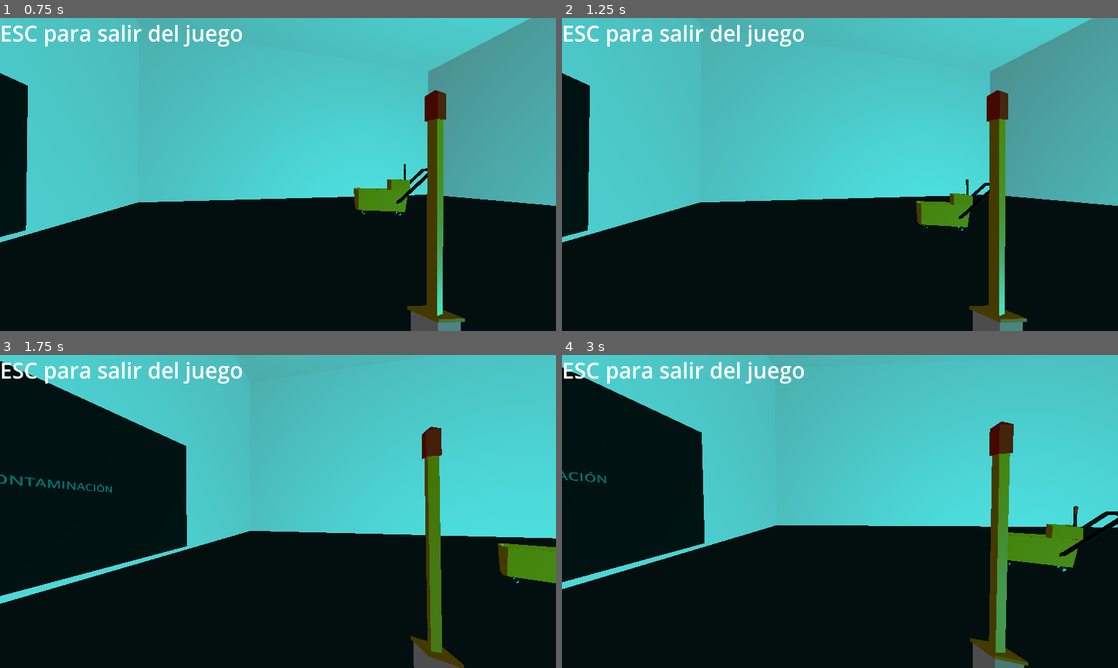
Above: before the commit, frames 1-4 (two rows, left to right).
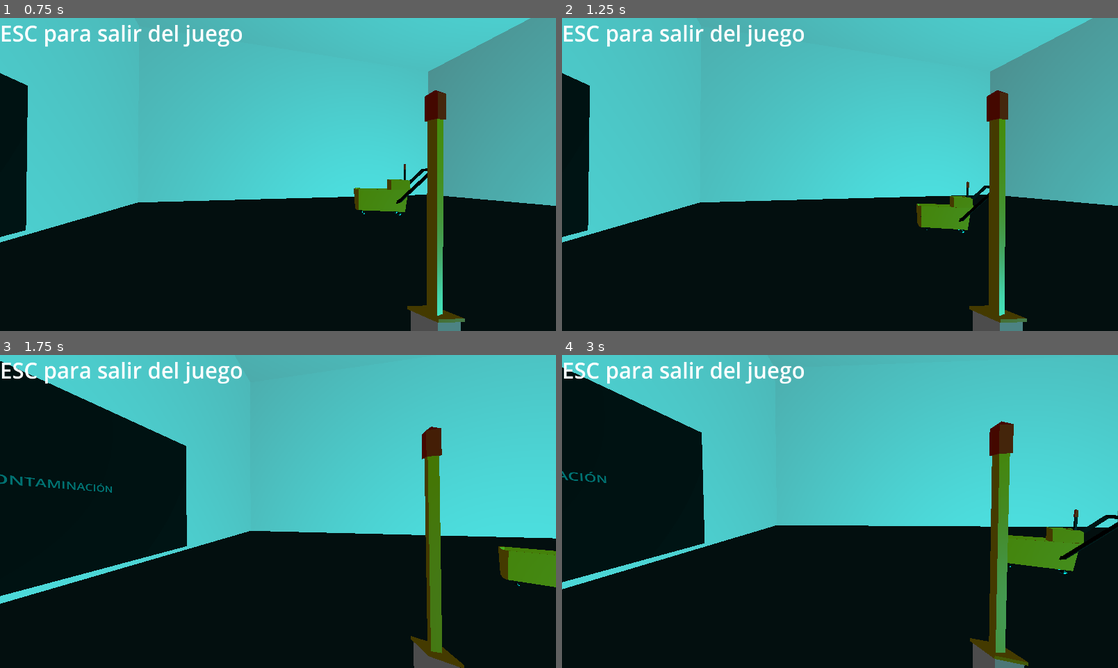
Above: after the commit, the same moments.

Repository: soetgdeznsgk/Nombre_Cherenkov
Game: Godot game, scene res://logic/scenes/levels/escenario.tscn
Same seed, same stepped clock (60 frames per second), same inputs: the game is played once before the commit and once after it. The engine's default icon, where the game draws it, is replaced by a stand-in: a white triangle on a blue panel in a dark square.
Inputs (mouse positions are in pixels of both pictures, inside the frame that each line leads up to):
- Up to frame 1 (0.75 s): tap Enter at 0.5 s; move the mouse to (305, 174) at 0.52 s; click (305, 174) at 0.67 s
- Up to frame 2 (1.25 s): no input
- Up to frame 3 (1.75 s): move the mouse to (250, 511) at 1.27 s; click (250, 511) at 1.42 s
- Up to frame 4 (3 s): tap Space at 2 s; move the mouse to (851, 505) at 2.02 s; click (851, 505) at 2.17 s; tap Enter at 2.75 s; move the mouse to (834, 517) at 2.77 s; click (834, 517) at 2.92 s

Frame 1 is identical in both runs. In frame 2, 0.3% of the frame differs, in the area x 63-77%, y 51-69%; in frame 3, 0.3%; in frame 4, 0.6%, in the area x 80-100%, y 48-70%.

Commit message:
implementación de la palanca del balde, a integrar con animación

Diff:
--- /dev/null
+++ b/logic/ambient_scripts/postprocessing_items/blue_override_bucket_lever.tres
@@ -0,0 +1,4 @@
+[gd_resource type="StandardMaterial3D" format=3 uid="uid://b45nuoi5vf4rf"]
+
+[resource]
+albedo_color = Color(0, 1, 1, 1)
--- a/logic/ambient_scripts/postprocessing_items/outline_material_mop.tres
+++ b/logic/ambient_scripts/postprocessing_items/outline_material_mop.tres
@@ -1,11 +1,13 @@
-[gd_resource type="StandardMaterial3D" format=3 uid="uid://cnqwt7axy0vyl"]
+[gd_resource type="StandardMaterial3D" load_steps=2 format=3 uid="uid://cnqwt7axy0vyl"]
+
+[ext_resource type="Material" uid="uid://cb1yquyn7im4w" path="res://logic/ambient_scripts/postprocessing_items/outline_material_bucket.tres" id="1_71onq"]
 
 [resource]
+next_pass = ExtResource("1_71onq")
 blend_mode = 4
 cull_mode = 1
 shading_mode = 0
 albedo_color = Color(0, 1, 1, 1)
-billboard_mode = 2
 billboard_keep_scale = true
 grow = true
 grow_amount = 0.1
--- a/logic/ambient_scripts/postprocessing_items/outline_on_selection.gd
+++ b/logic/ambient_scripts/postprocessing_items/outline_on_selection.gd
@@ -2,14 +2,14 @@
 
 var outline_on : bool = false
 
-var overlay : Material = preload("res://logic/ambient_scripts/postprocessing_items/outline_material_bucket.tres")
+@export var overlay : Material #= preload("res://logic/ambient_scripts/postprocessing_items/outline_material_bucket.tres")
 
 func activate_outline() -> void:
 	if not outline_on:
 		material_overlay = overlay
-	outline_on = true
+		outline_on = true
 
 func deactivate_outline() -> void:
 	if outline_on:
 		material_overlay = null
-	outline_on = false
+		outline_on = false
--- a/logic/global_scripts/global_info.gd
+++ b/logic/global_scripts/global_info.gd
@@ -12,6 +12,7 @@
 
 # referencias jugador
 @onready var refPlayer : CharacterBody3D = get_tree().get_nodes_in_group("Jugador").front()
+@onready var refCamara : InteraccionesJugador = refPlayer.get_camera_ref()
 @onready var refTrapero : Mop = get_tree().get_nodes_in_group("Trapero").front()
 
 # info UI
--- a/logic/scenes/camarascript.gd
+++ b/logic/scenes/camarascript.gd
@@ -18,6 +18,7 @@
 var pre_grab_camera_direction : Vector3
 var focus_point : Vector3
 
+@onready var interaction_raycast : RayCast3D = $RayCast3D
 var last_collision : Node
 
 func _ready():
@@ -45,18 +46,25 @@
 		look_at((global_position - pre_grab_camera_direction).lerp(focus_point, time_locked))
 		mop_reference.rotate_to_camera()
 
-	#region Codigo para los outlines para los interactuables
-	if $RayCast3D.is_colliding():
-		last_collision = $RayCast3D.get_collider()
+	#region Codigo para los outlines para los interactuables (radioactivo)
+	if interaction_raycast.is_colliding():
+
+		if last_collision != interaction_raycast.get_collider():
+			if last_collision != null and last_collision.has_method("exit_player_focus"):
+				last_collision.exit_player_focus()
+			last_collision = interaction_raycast.get_collider()
+		#print(last_collision)
+
 		if last_collision != null and last_collision.has_method("enter_player_focus"):
 			last_collision.enter_player_focus()
+
 	elif last_collision != null and last_collision.has_method("exit_player_focus"):
 		last_collision.exit_player_focus()
 		last_collision = null
 	#endregion
 
-	if Input.is_mouse_button_pressed(MOUSE_BUTTON_LEFT) and $RayCast3D.is_colliding():
-		mop_reference.trapeo_lerp_to($RayCast3D.get_collision_point(), 0)
+	if Input.is_mouse_button_pressed(MOUSE_BUTTON_LEFT) and interaction_raycast.is_colliding():
+		mop_reference.trapeo_lerp_to(interaction_raycast.get_collision_point(), 0)
 		#print($RayCast3D.get_collider())
 		if last_collision != null and last_collision.has_method("player_interaction"):
 			last_collision.player_interaction()
@@ -68,17 +76,17 @@
 
 func updateDetectionExceptions() -> void:
 	#	wawait get_tree().process_frame
-	$RayCast3D.add_exception($"..")
+	interaction_raycast.add_exception($"..")
 	for node in get_tree().get_nodes_in_group("NodosNavegacion"): # TODO averiguar qué otros nodos necesitan ignorarse
-		$RayCast3D.add_exception(node)
-	$RayCast3D.add_exception(get_tree().get_first_node_in_group("Trapero")) # con la secuencia de inicio, esto se trata con alterMopException
+		interaction_raycast.add_exception(node)
+	interaction_raycast.add_exception(get_tree().get_first_node_in_group("Trapero")) # con la secuencia de inicio, esto se trata con alterMopException
 
 func alterMopException(n : Mop) -> void:
 	if ignoringMop:
-		$RayCast3D.remove_exception(n)
+		interaction_raycast.remove_exception(n)
 		ignoringMop = false
 	else:
-		$RayCast3D.add_exception(n)
+		interaction_raycast.add_exception(n)
 		ignoringMop = true
 
 func lock_camera(p : Vector3) -> void:
@@ -90,3 +98,6 @@
 
 func free_camera() -> void:
 	locked = false
+
+func get_interaction_raycast_ref() -> RayCast3D:
+	return interaction_raycast
--- a/logic/scenes/jugador.tscn
+++ b/logic/scenes/jugador.tscn
@@ -23,8 +23,13 @@
 			$Camera3D.free_camera()
 			currState = v
 
+@onready var camara_ref : InteraccionesJugador = $Camera3D
+
 # trapped state variable
 var center_of_gravity : Vector3
+
+func get_camera_ref() -> Camera3D:
+	return camara_ref
 
 func _ready() -> void:
 	currState = playerStates.Free
@@ -32,7 +37,7 @@
 
 
 func _physics_process(_delta: float) -> void:
-	direction = $Camera3D.get_global_transform().basis.z
+	direction = camara_ref.get_global_transform().basis.z
 	match currState:
 		playerStates.Free:
 			free_pp(_delta)
@@ -119,6 +124,6 @@
 mesh = SubResource("CapsuleMesh_xqvju")
 
 [node name="mop" parent="." node_paths=PackedStringArray("remote_transform_ref", "camera_ref") instance=ExtResource("3_atr1m")]
-transform = Transform3D(1, 0, 0, 0, 1, 0, 0, 0, 1, 1.03452, 0.057638, -1.34491)
+transform = Transform3D(1, 0, 0, 0, 1, 0, 0, 0, 1, 1.03452, 0.0576379, -1.34491)
 remote_transform_ref = NodePath("../Camera3D/RemoteTransform3D_mop")
 camera_ref = NodePath("../Camera3D")
--- a/logic/scenes/tools/bucket.gd
+++ b/logic/scenes/tools/bucket.gd
@@ -10,6 +10,7 @@
 var bucket_ko : bool = false
 const tumbled_over_trigger : float = 0.2
 
+@onready var lever_interaction_node : Area3D = $"Area3D Palanca"
 # nuevas variables
 var saturation := 0.0
 
@@ -56,23 +57,29 @@
 				pass
 			else:
 				place_mop_on_bucket()
-				mop_reference.exprimir() # TEMPORAL
-				mop_stored = true
+				#mop_reference.exprimir() # TEMPORAL
 
+#region palanca
 
+func palanca_activada() -> void:
+	mop_reference.exprimir()
+#endregion
 
 #region in/out trapero
 func place_mop_on_bucket() -> void:
+	mop_stored = true
 	mop_reference = GlobalInfo.refTrapero
 	mop_reference.reparent_action(self)
 	$mop.transform = Transform3D.IDENTITY
 	$mop.position = $PosicionTrapero.position
 	$mop.rotate(Vector3.UP, PI/2)
 	exit_player_focus()
+	lever_interaction_node.activate()
 
 func retrieve_mop() -> void:
 	mop_stored = false
 	mop_reference.exit_player_focus()
+	lever_interaction_node.deactivate()
 #endregion
 
 #region estabilidad
--- a/logic/scenes/tools/bucket.tscn
+++ b/logic/scenes/tools/bucket.tscn
@@ -1,19 +1,36 @@
-[gd_scene load_steps=5 format=3 uid="uid://di6fatgsdf124"]
+[gd_scene load_steps=8 format=3 uid="uid://di6fatgsdf124"]
 
 [ext_resource type="Script" path="res://logic/scenes/tools/bucket.gd" id="1_owtkk"]
+[ext_resource type="Script" path="res://logic/scenes/tools/bucket_lever.gd" id="2_1sgoo"]
 [ext_resource type="Script" path="res://logic/ambient_scripts/postprocessing_items/outline_on_selection.gd" id="3_c0ipn"]
+[ext_resource type="Material" uid="uid://cb1yquyn7im4w" path="res://logic/ambient_scripts/postprocessing_items/outline_material_bucket.tres" id="3_ditig"]
 [ext_resource type="PackedScene" uid="uid://6a2jvntjyt6o" path="res://modelos/low_poly_bucket/badleAnimation.glb" id="4_q27ig"]
 
+[sub_resource type="BoxShape3D" id="BoxShape3D_dewda"]
+size = Vector3(0.248413, 0.778442, 0.253662)
+
 [sub_resource type="BoxShape3D" id="BoxShape3D_32tyu"]
-size = Vector3(1.79858, 1.6876, 1)
+size = Vector3(1.7281, 0.916277, 0.885254)
 
 [node name="bucket" type="VehicleBody3D" groups=["Baldes"]]
 center_of_mass_mode = 1
 center_of_mass = Vector3(0, 0.5, 0)
 script = ExtResource("1_owtkk")
 
-[node name="CollisionShape3D" type="CollisionShape3D" parent="."]
-transform = Transform3D(1, 0, 0, 0, 1, 0, 0, 0, 1, -0.0540771, 0.78917, 0)
+[node name="Area3D Palanca" type="Area3D" parent="."]
+transform = Transform3D(1, 0, 0, 0, 1, 0, 0, 0, 1, 0.77934, 1.49125, 0.214844)
+monitoring = false
+monitorable = false
+script = ExtResource("2_1sgoo")
+
+[node name="CollisionShape3D" type="CollisionShape3D" parent="Area3D Palanca"]
+shape = SubResource("BoxShape3D_dewda")
+disabled = true
+
+[node name="TimerUnavailable" type="Timer" parent="Area3D Palanca"]
+
+[node name="CollisionShape3D Balde" type="CollisionShape3D" parent="."]
+transform = Transform3D(1, 0, 0, 0, 1, 0, 0, 0, 1, -0.0572433, 0.496643, -0.0378418)
 shape = SubResource("BoxShape3D_32tyu")
 
 [node name="FrontR" type="VehicleWheel3D" parent="."]
@@ -37,7 +54,7 @@
 use_as_steering = true
 
 [node name="PosicionTrapero" type="Marker3D" parent="."]
-transform = Transform3D(1, 0, 0, 0, 1, 0, 0, 0, 1, 0.720999, 2.01162, 0)
+transform = Transform3D(1, 0, 0, 0, 1, 0, 0, 0, 1, 0.565208, 1.43803, 0)
 
 [node name="badleAnimation" parent="." instance=ExtResource("4_q27ig")]
 transform = Transform3D(0.39, 0, 0, 0, 0.39, 0, 0, 0, 0.39, 0, 0, 0)
@@ -50,5 +67,8 @@
 
 [node name="Balde" parent="badleAnimation/Esqueleto_002/Skeleton3D" index="0"]
 script = ExtResource("3_c0ipn")
+overlay = ExtResource("3_ditig")
+
+[connection signal="lever_activated" from="Area3D Palanca" to="." method="palanca_activada"]
 
 [editable path="badleAnimation"]
--- /dev/null
+++ b/logic/scenes/tools/bucket_lever.gd
@@ -0,0 +1,68 @@
+extends Area3D
+
+var highlight : bool = false
+var enabled : bool = false
+var winding : bool = false
+@export var z_rotation_target : float = 75
+var delta_time : float
+var time_total : float = 0
+
+@onready var mesh_ref : MeshInstance3D = $"../badleAnimation/Esqueleto_002/Skeleton3D/Balde"
+@onready var material : Material = preload("res://logic/ambient_scripts/postprocessing_items/blue_override_bucket_lever.tres")
+
+@onready var timer_ref : Timer = $TimerUnavailable
+var wind_up_time : float = 1
+
+signal lever_activated
+
+
+func _physics_process(delta: float) -> void:
+	delta_time =  delta
+	if winding:
+		reset_lerp(time_total)
+
+func enter_player_focus() -> void:
+	if enabled and not highlight:
+		mesh_ref.set_surface_override_material(1, material) # 1 es la palanca del balde
+		highlight = true
+
+func exit_player_focus() -> void:
+	if highlight:
+		mesh_ref.set_surface_override_material(1, null)
+		highlight = false
+
+func deactivate() -> void:
+	$CollisionShape3D.disabled = true
+	exit_player_focus()
+	enabled = false
+	reset_rotation()
+
+func activate() -> void:
+	$CollisionShape3D.disabled = false
+	enabled = true
+
+func reset_rotation():
+	time_total = 0
+	winding = true
+
+func action_lerp():
+	rotation_degrees.z = lerp(rotation_degrees.z, z_rotation_target, time_total)
+	if time_total > 0.8:
+		lever_activated.emit()
+		time_total = 0
+		winding = true
+	# rotar el mesh
+
+func reset_lerp(delta : float):
+	rotation_degrees.z = lerp(rotation_degrees.z, 0.0, delta)
+	time_total += delta_time
+	# devolver la rotación del mesh
+	if time_total > 1:
+		time_total = 0
+		winding = false
+
+func player_interaction() -> void:
+	#if GlobalInfo.refCamara.get_interaction_raycast_ref().get_collider() == self:
+	if not winding:
+		time_total += delta_time
+		action_lerp()
--- a/logic/scenes/tools/mop.gd
+++ b/logic/scenes/tools/mop.gd
@@ -62,7 +62,6 @@
 	current_point_of_intersection_with_floor = p
 	var deb := mop_height /5
 	remote_transform_ref.global_position = p + Vector3(0, deb / 5, 0) # arreglar
-	print(deb)
 
 func trapeo_lerp_back(_t : float) -> void:
 	#TODO animar estavaina
@@ -103,7 +102,6 @@
 			remote_transform_ref.remote_path = ""
 			state_stowed = true
 
-	print(transform.basis)
 
 func enter_player_focus() -> void:
 	if state_stowed:
--- a/logic/scenes/tools/mop.tscn
+++ b/logic/scenes/tools/mop.tscn
@@ -10,7 +10,7 @@
 emission_energy_multiplier = 0.0
 
 [sub_resource type="BoxShape3D" id="BoxShape3D_0f5uk"]
-size = Vector3(0.456604, 0.416016, 0.184814)
+size = Vector3(0.456604, 2.21809, 0.184814)
 
 [node name="mop" type="Area3D" groups=["Trapero"]]
 transform = Transform3D(1, 0, 0, 0, 1, 0, 0, 0, 1, 0, 0.741355, 0)
@@ -25,7 +25,7 @@
 script = ExtResource("2_0paim")
 
 [node name="CollisionShape3D" type="CollisionShape3D" parent="."]
-transform = Transform3D(1, 0, 0, 0, 1, 0, 0, 0, 1, 0.0101624, -0.509766, 0.00671387)
+transform = Transform3D(1, 0, 0, 0, 1, 0, 0, 0, 1, 0.0101624, 0.391269, 0.00671387)
 shape = SubResource("BoxShape3D_0f5uk")
 
 [connection signal="area_entered" from="." to="." method="_on_area_entered"]
